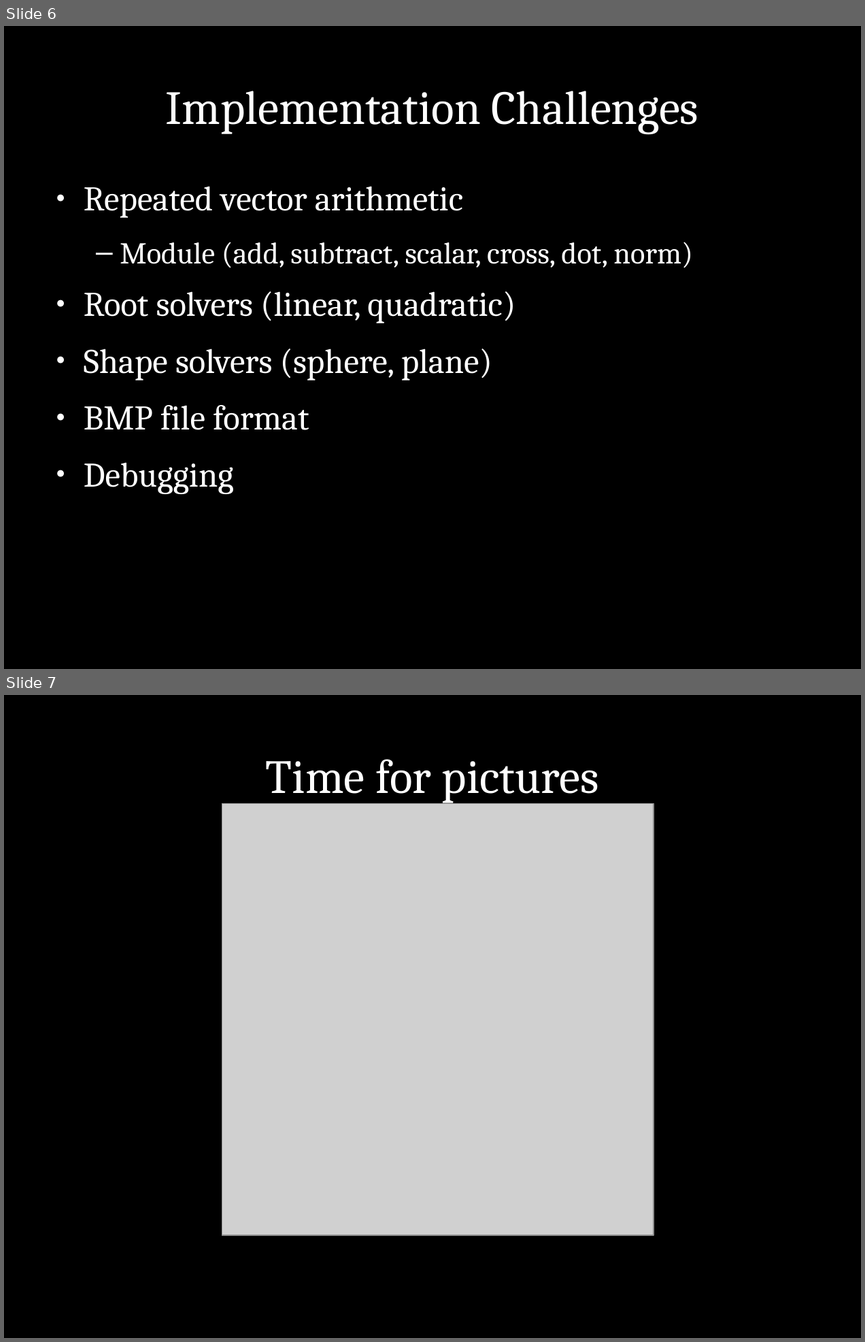
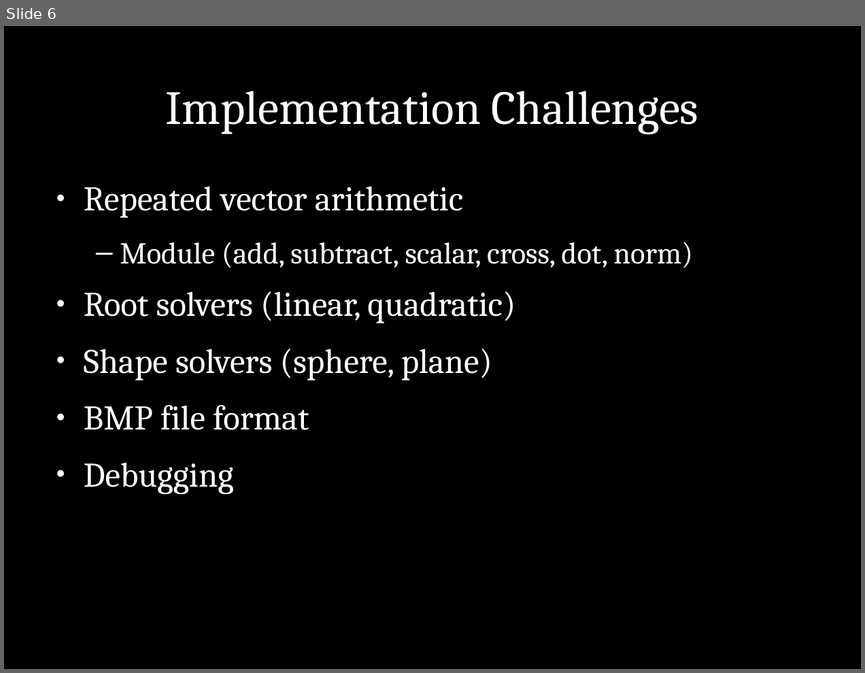
Before and after one commit to jleedev/mipsray, a slide deck: slides.odp. Shown one above the other, each under a label of ours: slides 6 and 7 before the commit, slide 6 after it. The pictures are 865x1342 and 865x673 pixels, drawn with LibreOffice and Linux fonts; fonts in the diff are those of the drawing; grey boxes stand for pictures. Boxes give left, top, right and bottom in pixels: in the first picture for what was removed or moved away, otherwise in the second. Text is boxed around its words. In the diff, an @@ line names an element or a change of style, - is before the commit and + after.

Commit message:
Updated the pictures.

```diff
--- a/slides.odp
+++ b/slides.odp
@@ slide 7 removed at bbox=[4, 695, 861, 1338], background #000000; not listed: 1 template element that a slide beside it also shows @@
@@ title removed at bbox=[266, 759, 599, 803] @@
-Time for pictures
@@ picture removed at bbox=[222, 803, 653, 1235] @@
```
Also in this commit, not shown: 5 slides added, 2 other slides removed, 1 other file.
